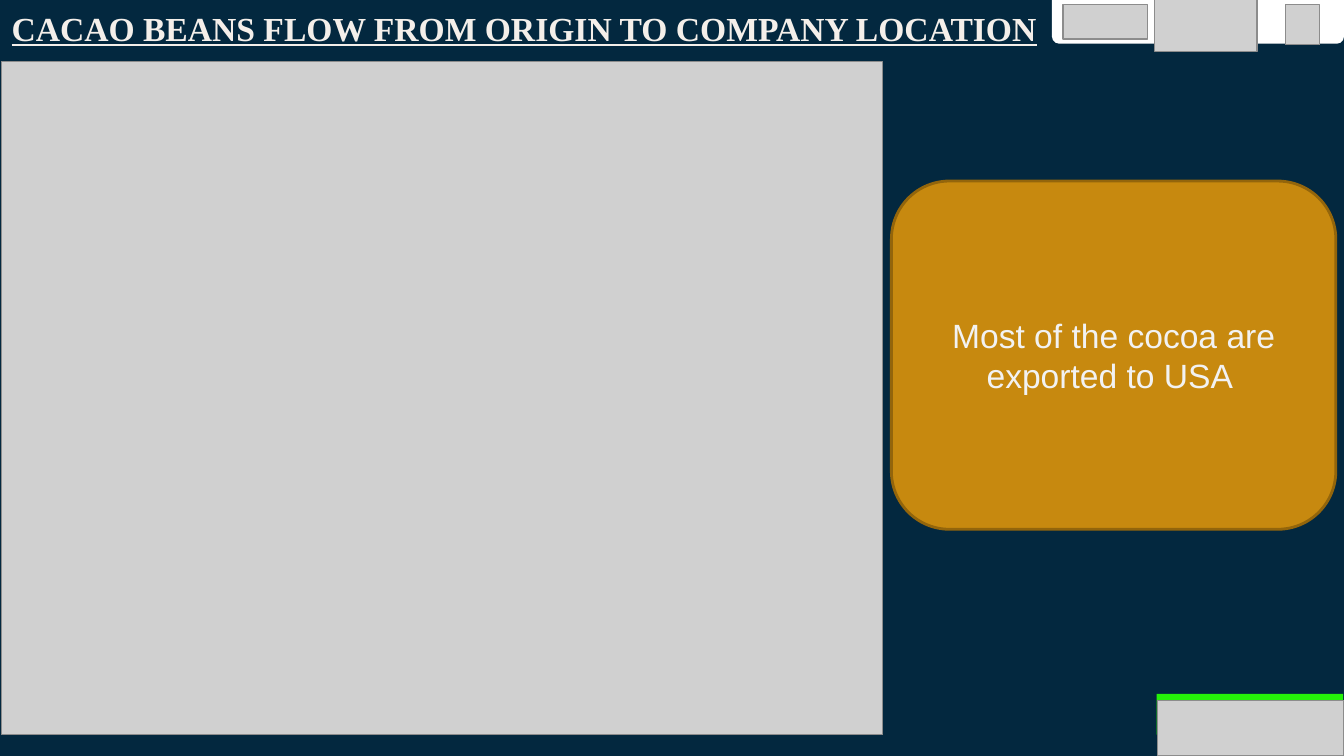
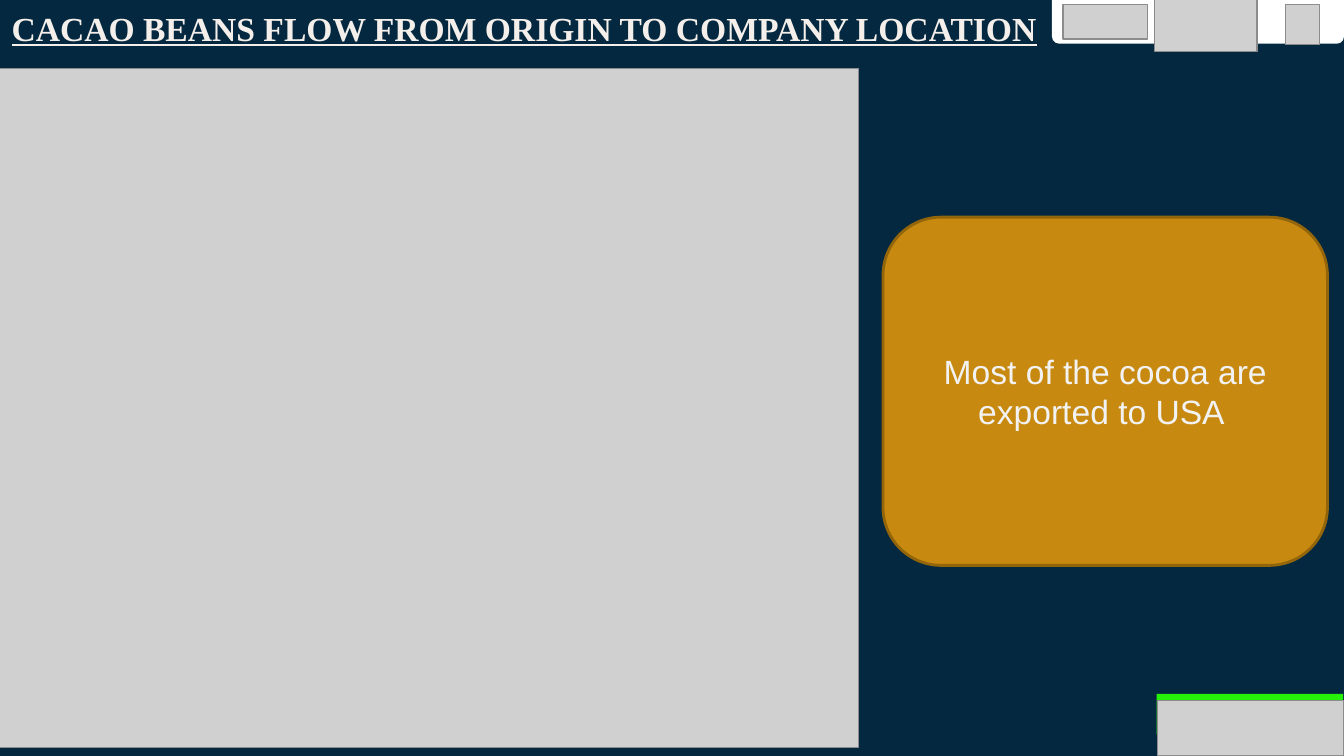
Before and after one commit to Daksam/Group-1-EDA-project, a slide deck: slide 12 of Group 1 EDA Project DIGICAP.pptx. Drawn at 1344x756 pixels with LibreOffice and Linux fonts; fonts in the diff are those of the drawing; grey boxes stand for pictures. Boxes give left, top, right and bottom in pixels: in the first picture for what was removed or moved away, otherwise in the second. Text is boxed around its words. In the diff, an @@ line names an element or a change of style, - is before the commit and + after.

```diff
--- a/Group 1 EDA Project DIGICAP.pptx
+++ b/Group 1 EDA Project DIGICAP.pptx
@@ picture: place and size @@
-picture at box(1, 62, 883, 735)
+picture at box(0, 69, 859, 748)
@@ rounded rectangle "Most of the cocoa are ...": place and size @@
-rounded rectangle "Most of the cocoa are ..." at box(891, 181, 1336, 529)
+rounded rectangle "Most of the cocoa are ..." at box(883, 217, 1328, 565)
```
Also in this commit, not shown: 6 other slides changed.
